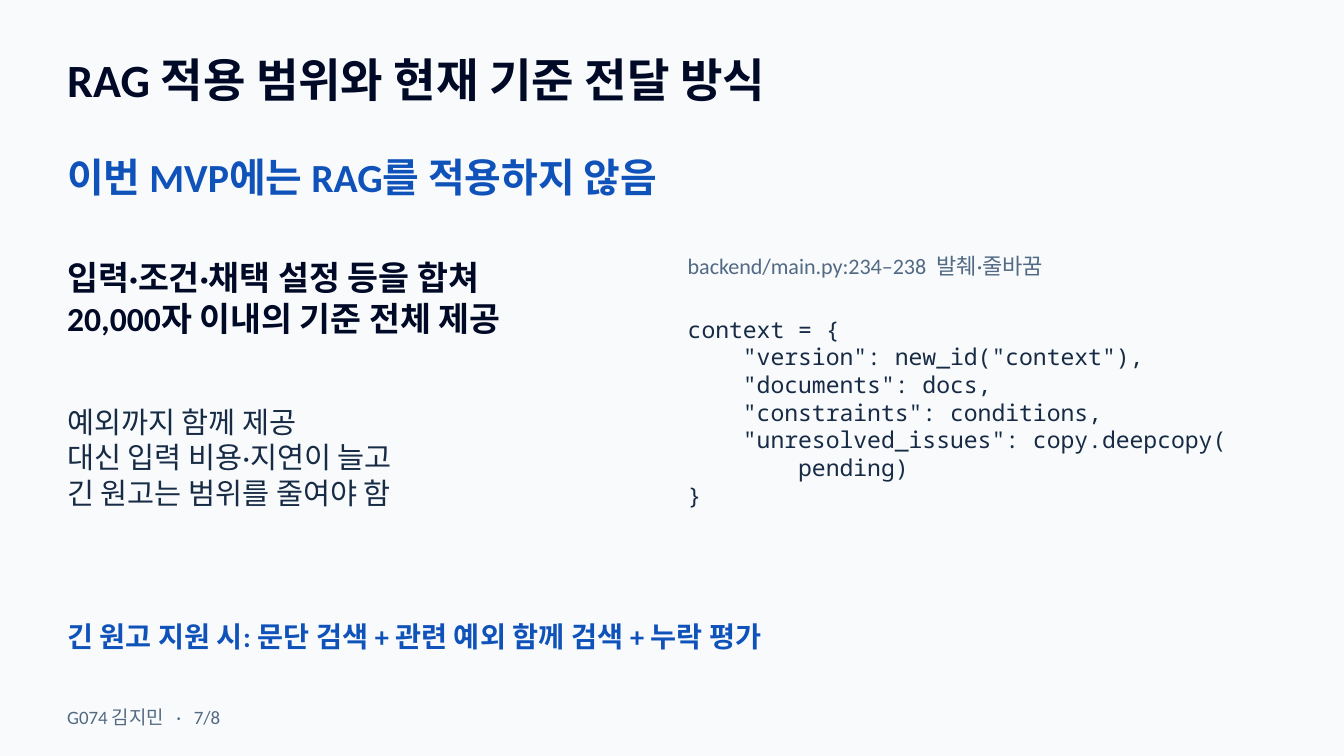
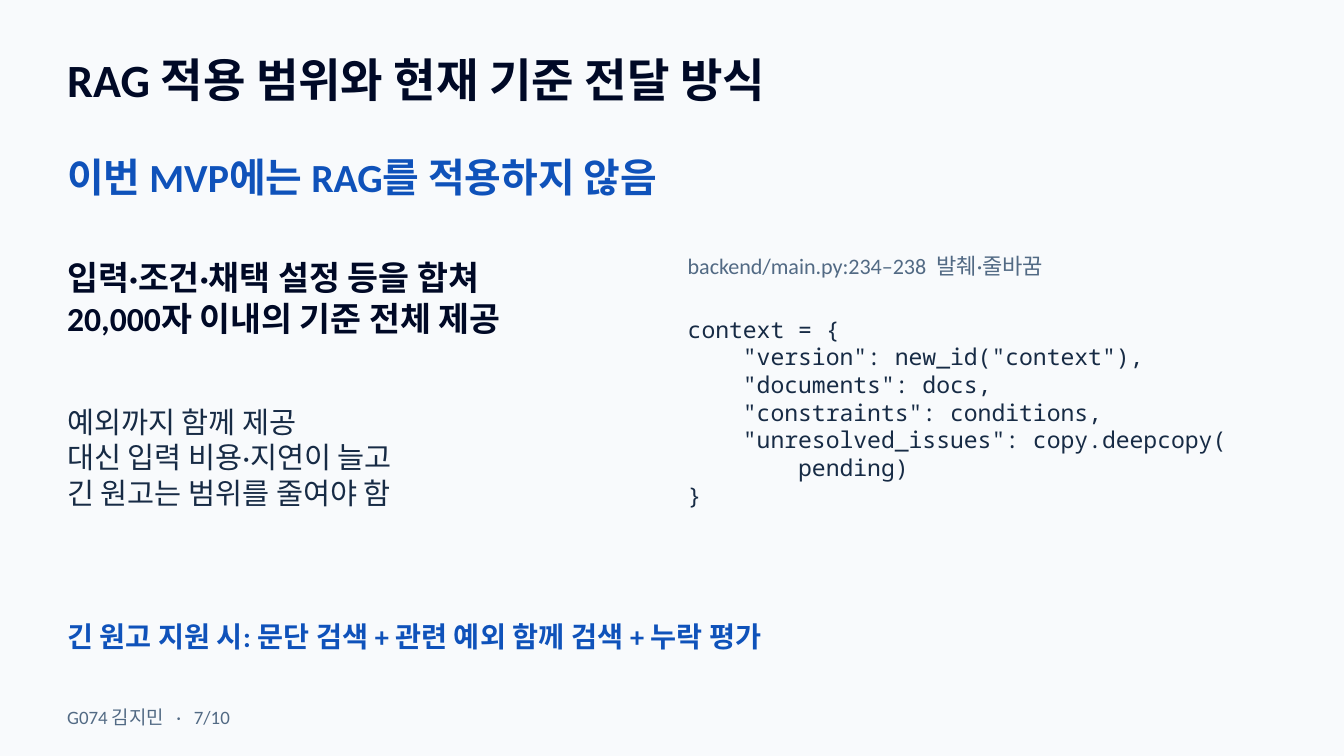
Before and after one commit to OMGimin/loreforge, a slide deck: slide 7 of docs/presentation/LoreForge-G074-KimJimin.pptx. Drawn at 1344x756 pixels with LibreOffice and Linux fonts; fonts in the diff are those of the drawing. Boxes give left, top, right and bottom in pixels: in the first picture for what was removed or moved away, otherwise in the second. Text is boxed around its words. In the diff, an @@ line names an element or a change of style, - is before the commit and + after.

```diff
--- a/docs/presentation/LoreForge-G074-KimJimin.pptx
+++ b/docs/presentation/LoreForge-G074-KimJimin.pptx
@@ text at box(67, 708, 230, 726): text changed @@
-G074 김지민 · 7/8
+G074 김지민 · 7/10
```
Also in this commit, not shown: 7 other slides changed, 2 slides added, 1 other file.
